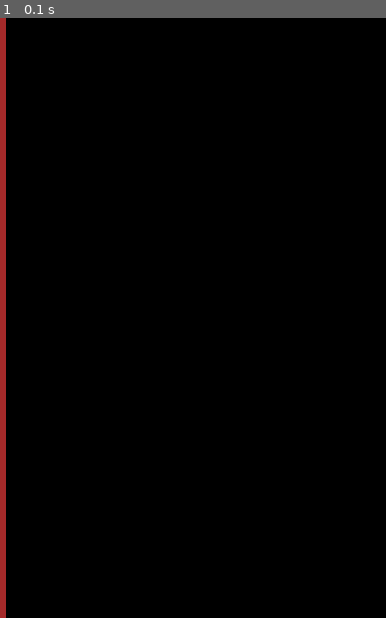
Above: before the commit, frame 1.
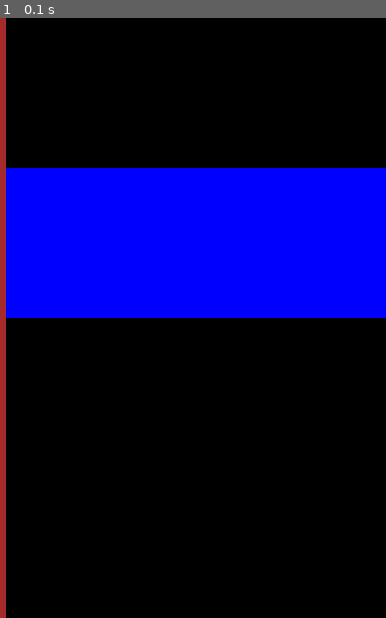
Above: after the commit, the same moment.

Repository: karaevsv/pygamegit
Game: pygame game, started from flag.py
Two runs of this game, one before a commit and one after it. Both use one fixed random seed, a clock stepped at 60 frames per second and the inputs below.
Inputs:
- Up to frame 1 (0.1 s): no input

The runs differ from the first frame. In frame 1, 25% of the frame differs, in the area x 1-100%, y 25-50%.

Commit message:
Нарисоан синий прямоугольник.

Diff:
--- a/flag.py
+++ b/flag.py
@@ -8,6 +8,7 @@
 
 def draw():
     pygame.draw.rect(screen, pygame.Color('brown'), [(0, 0), (20, 600)], 0)
+    pygame.draw.rect(screen, pygame.Color('blue'), [(20, 150), (380, 150)], 0)
 
 
 draw()
